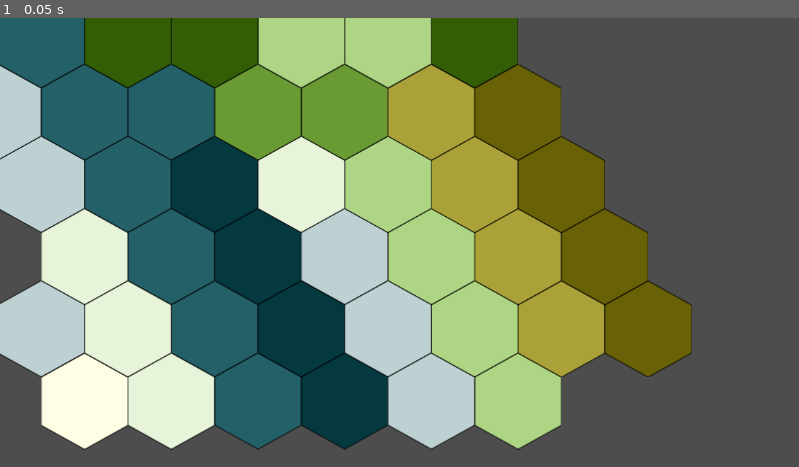
Above: before the commit, frame 1.
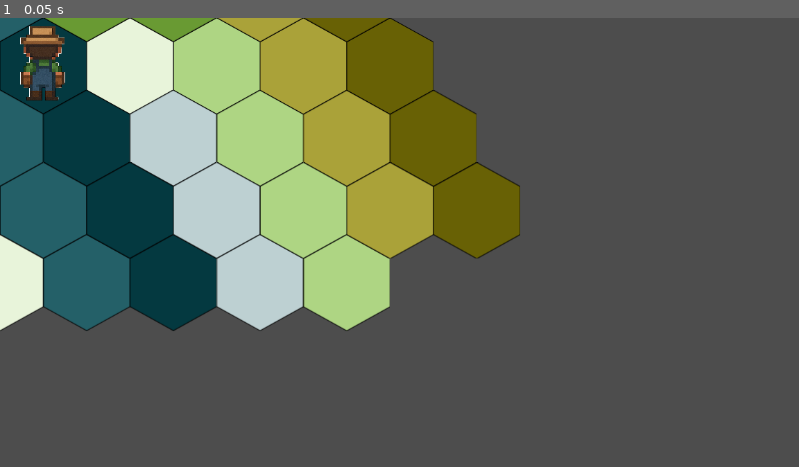
Above: after the commit, the same moment.

Repository: BlueDespero/slavicgamejam2025
Game: Godot game, scene res://map.tscn
Same seed, same stepped clock (60 frames per second), same inputs: the game is played once before the commit and once after it. This scene is started directly instead of the project's main scene.
Inputs:
- Up to frame 1 (0.05 s): no input

The runs differ from the first frame. In frame 1, 69% of the frame differs, in the area x 0-87%, y 0-97%.

Commit message:
Add ref to TileMap

Diff:
--- a/main.tscn
+++ b/main.tscn
@@ -7,4 +7,5 @@
 script = ExtResource("1_ig7tw")
 
 [node name="Player" type="CollisionShape2D" parent="."]
+
 [node name="GUI" parent="." instance=ExtResource("2_0xm2m")]
--- a/map.tscn
+++ b/map.tscn
@@ -1,6 +1,7 @@
-[gd_scene load_steps=4 format=4 uid="uid://cdjeg2o61jpmm"]
+[gd_scene load_steps=5 format=4 uid="uid://cqpw0gnmoueuk"]
 
 [ext_resource type="Texture2D" uid="uid://brat7i7m8t8jk" path="res://img/tiles.png" id="1_c7s6e"]
+[ext_resource type="PackedScene" uid="uid://dakjklchn58ud" path="res://player/player.tscn" id="2_wijl4"]
 
 [sub_resource type="TileSetAtlasSource" id="TileSetAtlasSource_wijl4"]
 texture = ExtResource("1_c7s6e")
@@ -642,7 +643,10 @@
 
 [node name="Terrain" type="TileMapLayer" parent="."]
 use_parent_material = true
-position = Vector2(247, 171)
 tile_map_data = PackedByteArray("AAD/////AAACAAIAAAAAAP//AAACAAEAAAABAP//AAACAAEAAAD9//7/AAAAAAIAAAD9////AAAAAAIAAAD9/w …(704 unchanged characters)…
 tile_set = SubResource("TileSet_e0an3")
 collision_enabled = false
+
+[node name="Player" parent="." instance=ExtResource("2_wijl4")]
+position = Vector2(60, 75)
+scale = Vector2(0.25, 0.25)
--- a/player.gd
+++ /dev/null
@@ -1,37 +0,0 @@
-extends Area2D
-
-@export var speed = 400;
-var screen_size
-
-func _ready() -> void:
-	screen_size = get_viewport_rect().size
-
-func _process(delta):
-	var velocity = Vector2.ZERO
-	if Input.is_action_pressed("move_right"):
-		velocity.x += 1
-	if Input.is_action_pressed("move_left"):
-		velocity.x -= 1
-	if Input.is_action_pressed("move_down"):
-		velocity.y += 1
-	if Input.is_action_pressed("move_up"):
-		velocity.y -= 1
-
-	if velocity.length() > 0:
-		velocity = velocity.normalized() * speed
-		$AnimatedSprite2D.play()
-	else:
-		$AnimatedSprite2D.stop()
-
-	if velocity.x > 0:
-		$AnimatedSprite2D.animation = "walk_right"
-	if velocity.x < 0:
-		$AnimatedSprite2D.animation = "walk_left"
-	if velocity.y > 0:
-		$AnimatedSprite2D.animation = "walk_down"
-	if velocity.y < 0:
-		$AnimatedSprite2D.animation = "walk_up"
-
-
-	position += velocity * delta
-	position = position.clamp(Vector2.ZERO, screen_size)
--- /dev/null
+++ b/player/player.gd
@@ -0,0 +1,48 @@
+extends Area2D
+
+@export var speed = 400;
+@export var tile_map: TileMap
+var screen_size
+var target_position: Vector2
+
+func _ready() -> void:
+	if tile_map == null:
+		print_rich("[color=red]ERROR: TileMap not assigned to the player script.[/color]")
+	screen_size = get_viewport_rect().size
+	target_position = global_position
+
+func _input(event):
+	if (
+		event is InputEventMouseButton
+		and event.button_index == MOUSE_BUTTON_LEFT and event.is_pressed()
+	):
+		var mouse_pos = get_global_mouse_position()
+		var clicked_tile_coords = tile_map.local_to_map(mouse_pos)
+		target_position = tile_map.map_to_local(clicked_tile_coords)
+
+func _physics_process(delta):
+	var direction = global_position.direction_to(target_position)
+	var velocity = Vector2.ZERO
+	if global_position.distance_to(target_position) > 5:
+		velocity = direction.normalized() * speed
+	animate_movement(velocity)
+	position += velocity * delta
+	position = position.clamp(Vector2.ZERO, screen_size)
+
+func animate_movement(velocity):
+	if abs(velocity.x) > abs(velocity.y):
+		if velocity.x > 0:
+			$AnimatedSprite2D.animation = "walk_right"
+		if velocity.x < 0:
+			$AnimatedSprite2D.animation = "walk_left"
+	else:
+		if velocity.y > 0:
+			$AnimatedSprite2D.animation = "walk_down"
+		if velocity.y < 0:
+			$AnimatedSprite2D.animation = "walk_up"
+
+	if velocity.length() > 0:
+		velocity = velocity.normalized() * speed
+		$AnimatedSprite2D.play()
+	else:
+		$AnimatedSprite2D.stop()
--- a/player.tscn
+++ b/player/player.tscn
@@ -1,7 +1,7 @@
 [gd_scene load_steps=19 format=3 uid="uid://dakjklchn58ud"]
 
 [ext_resource type="Texture2D" uid="uid://doqe551tnknqs" path="res://sprites/player.png" id="1_4flbx"]
-[ext_resource type="Script" uid="uid://c14h3esxklt6j" path="res://player.gd" id="1_onrkg"]
+[ext_resource type="Script" uid="uid://c14h3esxklt6j" path="res://player/player.gd" id="1_onrkg"]
 
 [sub_resource type="AtlasTexture" id="AtlasTexture_onrkg"]
 atlas = ExtResource("1_4flbx")
@@ -138,4 +138,5 @@
 frame_progress = 0.957992
 
 [node name="CollisionShape2D" type="CollisionShape2D" parent="."]
+position = Vector2(2, -34)
 shape = SubResource("CapsuleShape2D_u1c27")
--- a/project.godot
+++ b/project.godot
@@ -41,9 +41,7 @@
 }
 move_down={
 "deadzone": 0.2,
-"events": [Object(InputEventKey,"resource_local_to_scene":false,"resource_name":"","device":-1,"window_id":0,"alt_pressed":false,"shift_pressed":false,"ctrl_pressed":false,"meta_pressed":false,"pressed":false,"keycode":0,"physical_keycode":4194322,"key_label":0,"unicode":0,"location":0,"echo":false,"script":null)
-, Object(InputEventKey,"resource_local_to_scene":false,"resource_name":"","device":-1,"window_id":0,"alt_pressed":false,"shift_pressed":false,"ctrl_pressed":false,"meta_pressed":false,"pressed":false,"keycode":0,"physical_keycode":83,"key_label":0,"unicode":115,"location":0,"echo":false,"script":null)
-]
+"events": []
 }
 
 [rendering]
Renamed: player.gd.uid -> player/player.gd.uid
